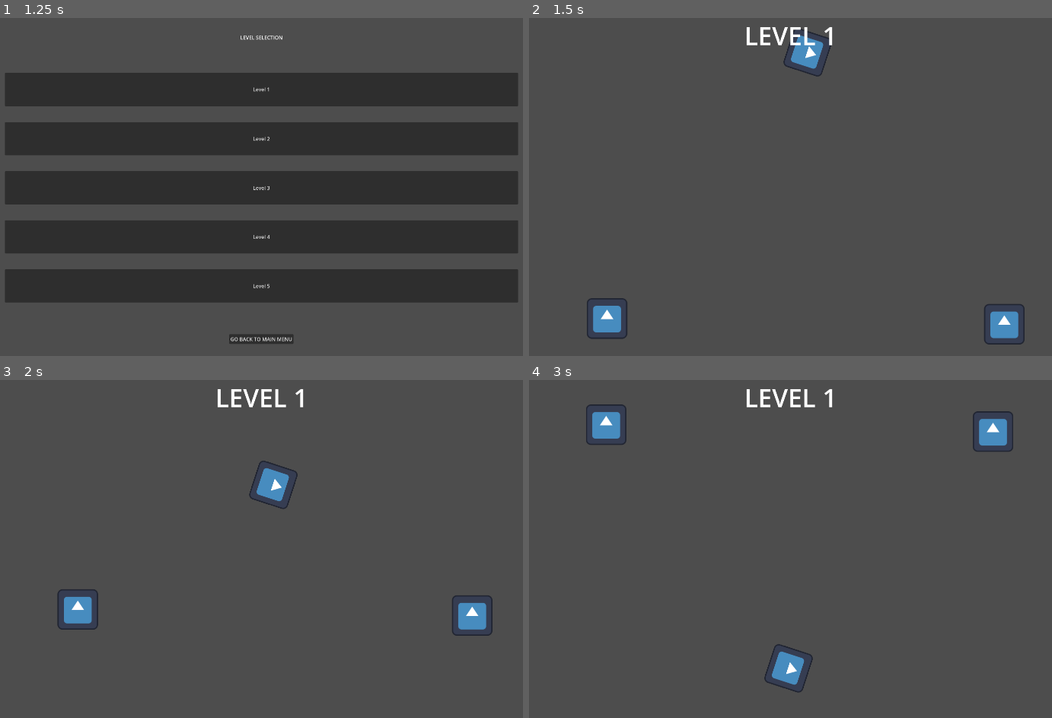
Above: before the commit, frames 1-4 (two rows, left to right).
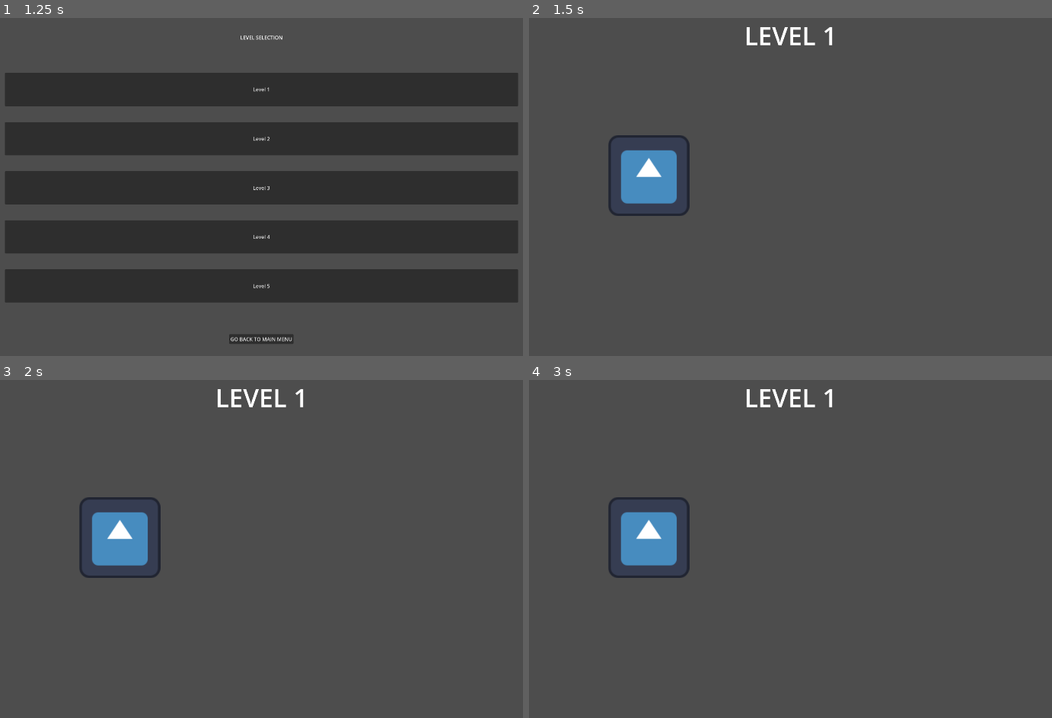
Above: after the commit, the same moments.

Repository: MrSoubi/GGJ2025
Game: Godot game, scene res://Scenes/GAME.tscn
Two runs of this game, one before a commit and one after it. Both use one fixed random seed, a clock stepped at 60 frames per second and the inputs below. Before the commit the project has no main scene; this scene is started directly in both runs. The engine's default icon, where the game draws it, is replaced by a stand-in: a white triangle on a blue panel in a dark square.
Inputs (mouse positions are in pixels of both pictures, inside the frame that each line leads up to):
- Up to frame 1 (1.25 s): click "PLAY" at 0.5 s
- Up to frame 2 (1.5 s): click "Level 1" at 1.25 s
- Up to frame 3 (2 s): no input
- Up to frame 4 (3 s): move the mouse to (926, 535) at 2.02 s; click (926, 535) at 2.17 s; move the mouse to (670, 569) at 2.77 s; click (670, 569) at 2.92 s

Frame 1 is identical in both runs. In frame 2, 3.8% of the frame differs, in the area x 11-95%, y 3-97%; in frame 3, 3.8%; in frame 4, 3.9%, in the area x 10-93%, y 7-93%.

Commit message:
Ouipe

Diff:
--- /dev/null
+++ b/Data/LevelDefinitions/LevelDefinition_1.tres
@@ -0,0 +1,10 @@
+[gd_resource type="Resource" script_class="LevelDefinition" load_steps=3 format=3 uid="uid://cjurevaug6tpt"]
+
+[ext_resource type="PackedScene" uid="uid://c6tpbfe7iim2i" path="res://Scenes/Levels/level_1.tscn" id="1_pqp65"]
+[ext_resource type="Script" path="res://Scripts/LevelDefinitions/level_definition.gd" id="2_enika"]
+
+[resource]
+script = ExtResource("2_enika")
+index = 1
+level = ExtResource("1_pqp65")
+available = true
--- /dev/null
+++ b/Data/LevelDefinitions/LevelDefinition_2.tres
@@ -0,0 +1,10 @@
+[gd_resource type="Resource" script_class="LevelDefinition" load_steps=3 format=3 uid="uid://re4buuymb8wg"]
+
+[ext_resource type="PackedScene" uid="uid://dxx0tgolf3un3" path="res://Scenes/Levels/level_2.tscn" id="1_b6vck"]
+[ext_resource type="Script" path="res://Scripts/LevelDefinitions/level_definition.gd" id="2_vjclm"]
+
+[resource]
+script = ExtResource("2_vjclm")
+index = 2
+level = ExtResource("1_b6vck")
+available = false
--- /dev/null
+++ b/Data/LevelDefinitions/LevelDefinition_3.tres
@@ -0,0 +1,10 @@
+[gd_resource type="Resource" script_class="LevelDefinition" load_steps=3 format=3 uid="uid://drhxe8x7smwg1"]
+
+[ext_resource type="PackedScene" uid="uid://diaowjqum6mrj" path="res://Scenes/Levels/level_3.tscn" id="1_y062b"]
+[ext_resource type="Script" path="res://Scripts/LevelDefinitions/level_definition.gd" id="2_dab1u"]
+
+[resource]
+script = ExtResource("2_dab1u")
+index = 3
+level = ExtResource("1_y062b")
+available = false
--- /dev/null
+++ b/Data/LevelDefinitions/LevelDefinition_4.tres
@@ -0,0 +1,10 @@
+[gd_resource type="Resource" script_class="LevelDefinition" load_steps=3 format=3 uid="uid://cytihvogyojqw"]
+
+[ext_resource type="PackedScene" uid="uid://bmd1h8wvtxugg" path="res://Scenes/Levels/level_4.tscn" id="1_mb0bl"]
+[ext_resource type="Script" path="res://Scripts/LevelDefinitions/level_definition.gd" id="2_0ldvu"]
+
+[resource]
+script = ExtResource("2_0ldvu")
+index = 4
+level = ExtResource("1_mb0bl")
+available = false
--- /dev/null
+++ b/Data/LevelDefinitions/LevelDefinition_5.tres
@@ -0,0 +1,10 @@
+[gd_resource type="Resource" script_class="LevelDefinition" load_steps=3 format=3 uid="uid://b58o2yon57swk"]
+
+[ext_resource type="PackedScene" uid="uid://i8vliuktyvfw" path="res://Scenes/Levels/level_5.tscn" id="1_oijfv"]
+[ext_resource type="Script" path="res://Scripts/LevelDefinitions/level_definition.gd" id="2_83n75"]
+
+[resource]
+script = ExtResource("2_83n75")
+index = 5
+level = ExtResource("1_oijfv")
+available = false
--- /dev/null
+++ b/Data/RSE_GoalReached.tres
@@ -0,0 +1,6 @@
+[gd_resource type="Resource" script_class="RSE" load_steps=2 format=3 uid="uid://moha3b47hsdr"]
+
+[ext_resource type="Script" path="res://Scripts/RSE.gd" id="1_5v43j"]
+
+[resource]
+script = ExtResource("1_5v43j")
--- /dev/null
+++ b/Data/RSE_LevelStart.tres
@@ -0,0 +1,6 @@
+[gd_resource type="Resource" script_class="RSE_LevelStart" load_steps=2 format=3 uid="uid://b8pp8styk1ma1"]
+
+[ext_resource type="Script" path="res://Scripts/RSE.gd" id="1_64cvj"]
+
+[resource]
+script = ExtResource("1_64cvj")
--- a/Scenes/GAME.tscn
+++ b/Scenes/GAME.tscn
@@ -1,52 +1,23 @@
-[gd_scene load_steps=16 format=3 uid="uid://cnj5ko8x6ace8"]
+[gd_scene load_steps=11 format=3 uid="uid://cnj5ko8x6ace8"]
 
 [ext_resource type="Script" path="res://Scripts/game_initializer.gd" id="1_hfhqi"]
 [ext_resource type="Script" path="res://Scripts/LevelDefinitions/level_definition.gd" id="2_8rtuw"]
 [ext_resource type="PackedScene" uid="uid://d31cs2fvr1s4e" path="res://Scenes/UI/main_menu.tscn" id="2_lm705"]
-[ext_resource type="PackedScene" uid="uid://c6tpbfe7iim2i" path="res://Scenes/Levels/level_1.tscn" id="3_1p5cw"]
 [ext_resource type="PackedScene" uid="uid://dyrhu210phwla" path="res://Scenes/UI/level_selection.tscn" id="3_4ea6p"]
-[ext_resource type="PackedScene" uid="uid://dxx0tgolf3un3" path="res://Scenes/Levels/level_2.tscn" id="4_4nafv"]
+[ext_resource type="Resource" uid="uid://cjurevaug6tpt" path="res://Data/LevelDefinitions/LevelDefinition_1.tres" id="3_vkcrv"]
 [ext_resource type="PackedScene" uid="uid://b0vck1a8wagxx" path="res://Scenes/UI/pause_menu.tscn" id="4_42c4y"]
-[ext_resource type="PackedScene" uid="uid://diaowjqum6mrj" path="res://Scenes/Levels/level_3.tscn" id="5_pbso4"]
-[ext_resource type="PackedScene" uid="uid://bmd1h8wvtxugg" path="res://Scenes/Levels/level_4.tscn" id="6_8kywj"]
-[ext_resource type="PackedScene" uid="uid://i8vliuktyvfw" path="res://Scenes/Levels/level_5.tscn" id="7_a25gy"]
-
-[sub_resource type="Resource" id="Resource_co6qe"]
-script = ExtResource("2_8rtuw")
-index = 1
-level = ExtResource("3_1p5cw")
-available = true
-
-[sub_resource type="Resource" id="Resource_2vgm8"]
-script = ExtResource("2_8rtuw")
-index = 2
-level = ExtResource("4_4nafv")
-available = false
-
-[sub_resource type="Resource" id="Resource_wdga3"]
-script = ExtResource("2_8rtuw")
-index = 3
-level = ExtResource("5_pbso4")
-available = false
-
-[sub_resource type="Resource" id="Resource_lf5aa"]
-script = ExtResource("2_8rtuw")
-index = 4
-level = ExtResource("6_8kywj")
-available = false
-
-[sub_resource type="Resource" id="Resource_rw2dw"]
-script = ExtResource("2_8rtuw")
-index = 5
-level = ExtResource("7_a25gy")
-available = false
+[ext_resource type="Resource" uid="uid://re4buuymb8wg" path="res://Data/LevelDefinitions/LevelDefinition_2.tres" id="4_sesib"]
+[ext_resource type="Resource" uid="uid://drhxe8x7smwg1" path="res://Data/LevelDefinitions/LevelDefinition_3.tres" id="5_rmitb"]
+[ext_resource type="Resource" uid="uid://cytihvogyojqw" path="res://Data/LevelDefinitions/LevelDefinition_4.tres" id="6_1vm4i"]
+[ext_resource type="Resource" uid="uid://b58o2yon57swk" path="res://Data/LevelDefinitions/LevelDefinition_5.tres" id="7_xriwq"]
 
 [node name="Node" type="Node"]
 process_mode = 3
 script = ExtResource("1_hfhqi")
-levels = Array[ExtResource("2_8rtuw")]([SubResource("Resource_co6qe"), SubResource("Resource_2vgm8"), SubResource("Resource_wdga3"), SubResource("Resource_lf5aa"), SubResource("Resource_rw2dw")])
+levels = Array[ExtResource("2_8rtuw")]([ExtResource("3_vkcrv"), ExtResource("4_sesib"), ExtResource("5_rmitb"), ExtResource("6_1vm4i"), ExtResource("7_xriwq")])
 
 [node name="Levels" type="Node" parent="."]
+process_mode = 1
 
 [node name="MainMenu" parent="." instance=ExtResource("2_lm705")]
 z_index = 1
--- a/Scenes/Levels/level_1.tscn
+++ b/Scenes/Levels/level_1.tscn
@@ -1,6 +1,8 @@
-[gd_scene load_steps=7 format=3 uid="uid://c6tpbfe7iim2i"]
+[gd_scene load_steps=9 format=3 uid="uid://c6tpbfe7iim2i"]
 
 [ext_resource type="PackedScene" uid="uid://ba5u80jcgils2" path="res://Scenes/Props/blocker.tscn" id="1_a5u7y"]
+[ext_resource type="PackedScene" uid="uid://ct37jifcrdty2" path="res://Scenes/Props/level_goal.tscn" id="3_epthy"]
+[ext_resource type="PackedScene" uid="uid://dd3xx7tbujps7" path="res://Scenes/Props/bubble_spawner.tscn" id="3_st03q"]
 
 [sub_resource type="Animation" id="Animation_lxrkl"]
 resource_name = "Level1_Loop"
@@ -133,6 +135,7 @@
 autoplay = "Level1_Loop"
 
 [node name="Props" type="Node2D" parent="."]
+position = Vector2(1861, 230)
 
 [node name="Blocker" parent="Props" instance=ExtResource("1_a5u7y")]
 position = Vector2(974, 876)
@@ -165,3 +168,9 @@
 grow_horizontal = 2
 text = "LEVEL 1"
 label_settings = SubResource("LabelSettings_orxr1")
+
+[node name="LevelGoal" parent="." instance=ExtResource("3_epthy")]
+position = Vector2(1699, 483)
+
+[node name="BubbleSpawner" parent="." instance=ExtResource("3_st03q")]
+position = Vector2(513, 498)
--- a/Scenes/Levels/level_2.tscn
+++ b/Scenes/Levels/level_2.tscn
@@ -1,6 +1,8 @@
-[gd_scene load_steps=6 format=3 uid="uid://dxx0tgolf3un3"]
+[gd_scene load_steps=8 format=3 uid="uid://dxx0tgolf3un3"]
 
 [ext_resource type="PackedScene" uid="uid://ba5u80jcgils2" path="res://Scenes/Props/blocker.tscn" id="1_scd3c"]
+[ext_resource type="PackedScene" uid="uid://ct37jifcrdty2" path="res://Scenes/Props/level_goal.tscn" id="2_5ualj"]
+[ext_resource type="PackedScene" uid="uid://dd3xx7tbujps7" path="res://Scenes/Props/bubble_spawner.tscn" id="3_675wg"]
 
 [sub_resource type="Animation" id="Animation_lxrkl"]
 resource_name = "Level1_Loop"
@@ -132,3 +134,9 @@
 grow_horizontal = 2
 text = "LEVEL 2"
 label_settings = SubResource("LabelSettings_5b2ma")
+
+[node name="LevelGoal" parent="." instance=ExtResource("2_5ualj")]
+position = Vector2(1724, 648)
+
+[node name="BubbleSpawner" parent="." instance=ExtResource("3_675wg")]
+position = Vector2(199, 165)
--- /dev/null
+++ b/Scenes/Props/bubble_spawner.tscn
@@ -0,0 +1,11 @@
+[gd_scene load_steps=2 format=3 uid="uid://dd3xx7tbujps7"]
+
+[ext_resource type="Script" path="res://Scripts/Props/bubble_spawner.gd" id="1_7n47c"]
+
+[node name="BubbleSpawner" type="Node2D"]
+script = ExtResource("1_7n47c")
+
+[node name="DebugLabel" type="Label" parent="."]
+offset_right = 40.0
+offset_bottom = 23.0
+text = "🫧🏁BubbleSpawner"
--- /dev/null
+++ b/Scenes/Props/level_goal.tscn
@@ -0,0 +1,23 @@
+[gd_scene load_steps=3 format=3 uid="uid://ct37jifcrdty2"]
+
+[ext_resource type="Script" path="res://Scripts/Props/level_goal.gd" id="1_x6485"]
+
+[sub_resource type="CircleShape2D" id="CircleShape2D_7kaxc"]
+
+[node name="LevelGoal" type="Node2D"]
+script = ExtResource("1_x6485")
+
+[node name="DebugLabel" type="Label" parent="."]
+offset_right = 40.0
+offset_bottom = 23.0
+text = "🏁🏆Goal"
+
+[node name="Area2D" type="Area2D" parent="."]
+
+[node name="CollisionShape2D" type="CollisionShape2D" parent="Area2D"]
+scale = Vector2(8, 8)
+shape = SubResource("CircleShape2D_7kaxc")
+
+[node name="Sprite2D" type="Sprite2D" parent="."]
+
+[connection signal="body_entered" from="Area2D" to="." method="_on_area_2d_body_entered"]
--- a/Scripts/Controller/BubbleController.gd
+++ b/Scripts/Controller/BubbleController.gd
@@ -1,3 +1,4 @@
+class_name BubbleController
 extends RigidBody2D
 
 @export var breathForce : float
--- /dev/null
+++ b/Scripts/Props/bubble_spawner.gd
@@ -0,0 +1,15 @@
+extends Node2D
+
+const CONTROLLER = preload("res://Scenes/Controller/Controller.tscn")
+const RSE_LEVEL_START = preload("res://Data/RSE_LevelStart.tres")
+
+@onready var debug_label: Label = $DebugLabel
+
+func _ready() -> void:
+	debug_label.visible = false
+	RSE_LEVEL_START.triggered.connect(spawn_bubble)
+
+func spawn_bubble() -> void :
+	var bubble = CONTROLLER.instantiate()
+	get_parent().add_child.call_deferred(bubble)
+	bubble.global_position = global_position
--- /dev/null
+++ b/Scripts/Props/level_goal.gd
@@ -0,0 +1,14 @@
+extends Node2D
+
+const RSE_GOAL_REACHED = preload("res://Data/RSE_GoalReached.tres")
+@onready var debug_label: Label = $DebugLabel
+
+func _ready() -> void:
+	debug_label.visible = false
+
+func _on_area_2d_body_entered(body: Node2D) -> void:
+	if body is BubbleController:
+		finish_level.call_deferred()
+
+func finish_level():
+	RSE_GOAL_REACHED.triggered.emit()
--- /dev/null
+++ b/Scripts/RSE.gd
@@ -0,0 +1,4 @@
+class_name RSE
+extends Resource
+
+signal triggered
--- a/Scripts/game_initializer.gd
+++ b/Scripts/game_initializer.gd
@@ -7,23 +7,36 @@
 
 @export var levels : Array[LevelDefinition]
 
+const RSE_LEVEL_START = preload("res://Data/RSE_LevelStart.tres")
+const RSE_GOAL_REACHED = preload("res://Data/RSE_GoalReached.tres")
+
 var current_level
+var current_level_index : int
 
 func _ready() -> void:
+	RSE_GOAL_REACHED.triggered.connect(go_to_next_level)
+	enable_main_menu()
+
+func enable_main_menu() -> void:
 	main_menu.visible = true
 	level_selection.visible = false
 	pause_menu.visible = false
+	get_tree().paused = true
+
+func enable_level_selection_menu() -> void:
+	main_menu.visible = false
+	level_selection.visible = true
+	pause_menu.visible = false
+	get_tree().paused = true
 
 func _process(delta: float) -> void:
 	if Input.is_action_just_pressed("ui_cancel"):
 		if pause_menu.visible :
 			pause_menu.visible = false
 			get_tree().paused = false
-
 		else:
 			pause_menu.visible = true
 			get_tree().paused = true
-
 
 func init_levels() -> void :
 	for level in levels:
@@ -31,26 +44,42 @@
 
 	levels[0].available = true
 
+func go_to_next_level() -> void:
+	if current_level:
+		current_level.queue_free()
+
+	if current_level_index >= levels.size() :
+		enable_main_menu()
+	else:
+		current_level_index += 1
+		var next_level_definition = get_level_definition_from_index(current_level_index)
+		next_level_definition.available = true
+		start_level(next_level_definition)
+
+func handle_end_game():
+	pass
+
 func start_level(level : LevelDefinition):
 	main_menu.visible = false
 	level_selection.visible = false
 	pause_menu.visible = false
+	get_tree().paused = false
+	current_level_index = level.index
 	current_level = level.level.instantiate()
 	level_instance.add_child(current_level)
+	RSE_LEVEL_START.triggered.emit()
 
 func _on_main_menu_button_exit_pressed() -> void:
-	get_tree().exit()
+	get_tree().quit()
 
 func _on_main_menu_button_play_pressed() -> void:
-	level_selection.visible = true
-	main_menu.visible = false
+	enable_level_selection_menu()
 
 func _on_main_menu_button_settings_pressed() -> void:
 	pass # Replace with function body.
 
 func _on_level_selection_button_go_back_to_main_menu_pressed() -> void:
-	level_selection.visible = false
-	main_menu.visible = true
+	enable_main_menu()
 
 func _on_level_selection_level_selected(level_index: int) -> void:
 	var level_selected : LevelDefinition = get_level_definition_from_index(level_index)
@@ -69,7 +98,6 @@
 	pause_menu.visible = false
 
 func _on_pause_menu_to_main_menu_button_pressed() -> void:
-	current_level.queue_free()
-	get_tree().paused = false
-	pause_menu.visible = false
-	main_menu.visible = true
+	if current_level:
+		current_level.queue_free()
+	enable_main_menu()
--- a/project.godot
+++ b/project.godot
@@ -11,6 +11,7 @@
 [application]
 
 config/name="GGJ2025"
+run/main_scene="res://Scenes/GAME.tscn"
 config/features=PackedStringArray("4.3", "Forward Plus")
 config/icon="res://icon.svg"
 
@@ -19,3 +20,11 @@
 window/size/viewport_width=1920
 window/size/viewport_height=1080
 window/size/initial_position_type=4
+
+[file_customization]
+
+folder_colors={
+"res://Data/": "purple",
+"res://Scenes/": "green",
+"res://Scripts/": "red"
+}
Not shown, added: export_presets.cfg
